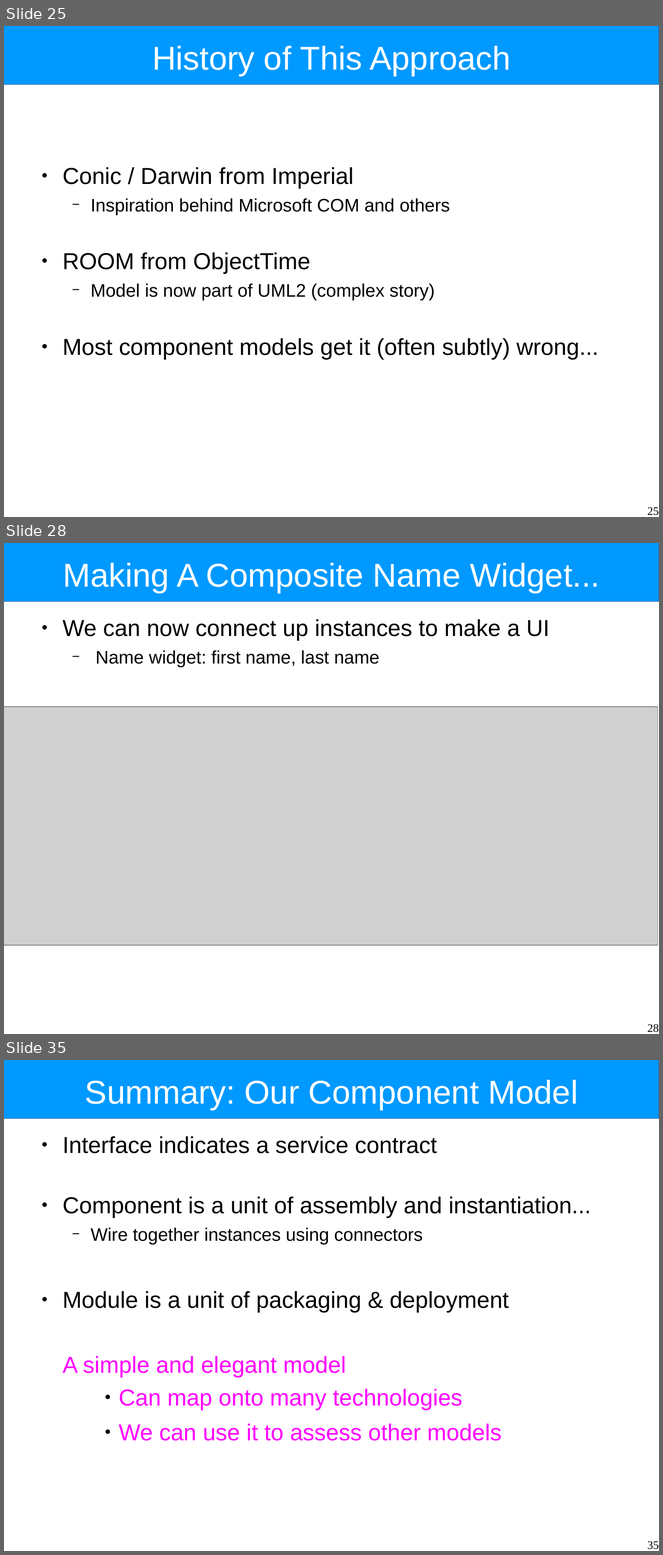
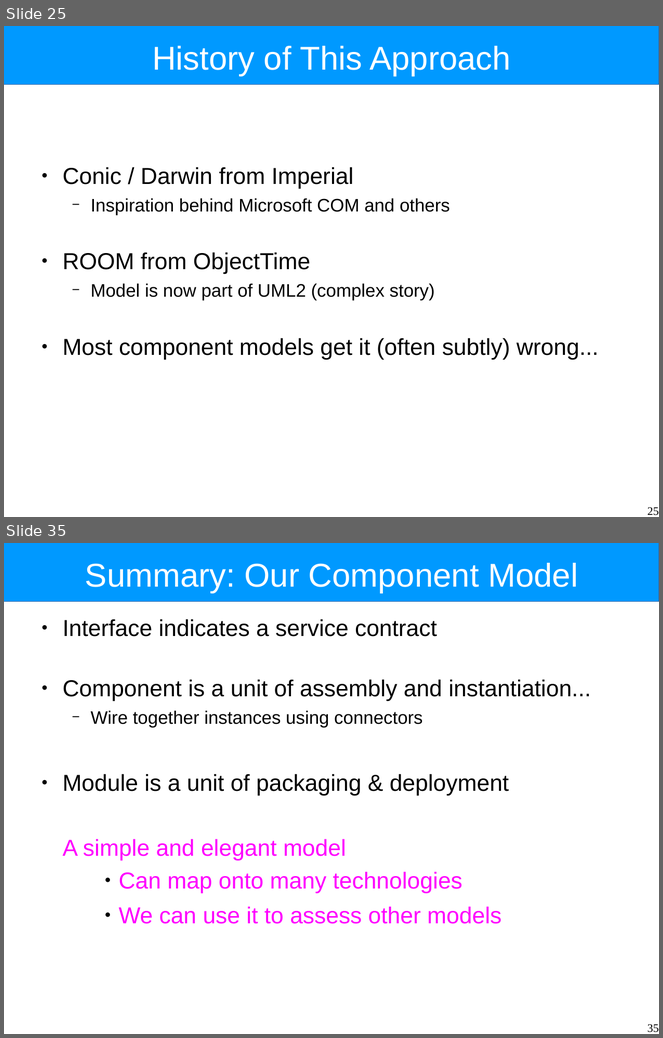
Before and after one commit to Intrinsarc/intrinsarc-evolve, a slide deck: Academic Work/lectures/components.odp. Shown one above the other, each under a label of ours: slides 25, 28 and 35 before the commit, slides 25 and 35 after it; the slides between them are not shown. The pictures are 663x1555 and 663x1038 pixels, drawn with LibreOffice and Linux fonts; fonts in the diff are those of the drawing; grey boxes stand for pictures. Boxes give left, top, right and bottom in pixels: in the first picture for what was removed or moved away, otherwise in the second. Text is boxed around its words. In the diff, an @@ line names an element or a change of style, - is before the commit and + after.

```diff
--- a/Academic Work/lectures/components.odp
+++ b/Academic Work/lectures/components.odp
@@ slide 28 removed at box(4, 543, 659, 1034), background #FFFFFF; not listed: 1 template element that a slide beside it also shows @@
@@ title removed at box(63, 563, 600, 593) @@
-Making A Composite Name Widget...
@@ text removed at box(63, 619, 549, 667) @@
-● We can now connect up instances to make a UI
-  − Name widget: first name, last name
@@ picture removed at box(4, 707, 658, 946) @@
@@ page number removed at box(648, 1025, 659, 1033) @@
-28
```
Also in this commit, not shown: 4 slides changed, 10 slides added, 9 other slides removed, 1 other file.
